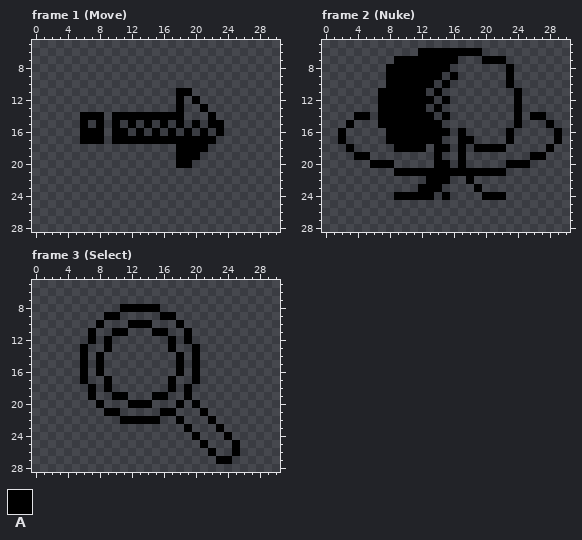
Edited in one commit: pixel-art file (assets/images/ui/icons/icons.aseprite). Above is the file before it was changed.
32x32 pixels, 3 frames. Shown: frame 1 (Move): x 0..30, y 5..28; frame 2 (Nuke): x 0..30, y 5..28; frame 3 (Select): x 0..30, y 5..28.
Palette (. is transparent): A #000000
Pixels before, frame 1 (Move), first column x 6:
11 ............AA....
12 ............A.A...
13 ............A..A..
14 AAA.AAAAAAAAA...A.
15 A.A.A.A.A.A.A.A.AA
16 AAA.AA.A.A.A.A.A.A
17 AAA.AAAAAAAAAAAAA.
18 ............AAAA..
19 ............AAA...
20 ............AA....
Pixels before, frame 2 (Nuke), first column x 2:
 6 ..........AAAAAAAA..........
 7 .......AAAAAAAA...AAA.......
 8 ......AAAAAAAA.......A......
 9 ......AAAAAAA.A......A......
10 ......AAAAAA.A.......A......
11 .....AAAAAA.A.........A.....
12 .....AAAAAAA.A........A.....
13 .....AAAAAA.A.........A.....
14 ..AA.AAAAAAA.A........A.AA..
15 .A...AAAAAAAA.........A...A.
16 A.....AAAAAAAA.A.....A.....A
17 A.....AAAAAAA..AA....A.....A
18 .A.....AAAA.AA.A.AAAA.....A.
19 ..AA........A..A........AA..
20 ....AAA.....AA.A.....AAA....
21 .......AAAAAAAAAAAAAA.......
22 ...........AAA..A...........
23 ..........AAA....A..........
24 .......AAAAA.A....AAA.......
Pixels before, frame 3 (Select), first column x 6:
 8 .....AAAAA..........
 9 ...AA.....AA........
10 ..A...AAA...A.......
11 .A..AA...AA..A......
12 .A.A.......A.A......
13 A..A.......A..A.....
14 A.A.........A.A.....
15 A.A.........A.A.....
16 A.A.........A.A.....
17 A..A.......A..A.....
18 .A.A.......A.A......
19 .A..AA...AA..A......
20 ..A...AAA...A.A.....
21 ...AA.....AA...A....
22 .....AAAAA..A...A...
23 .............A...A..
24 ..............A...A.
25 ...............A...A
26 ................A..A
27 .................AA.
After the commit:
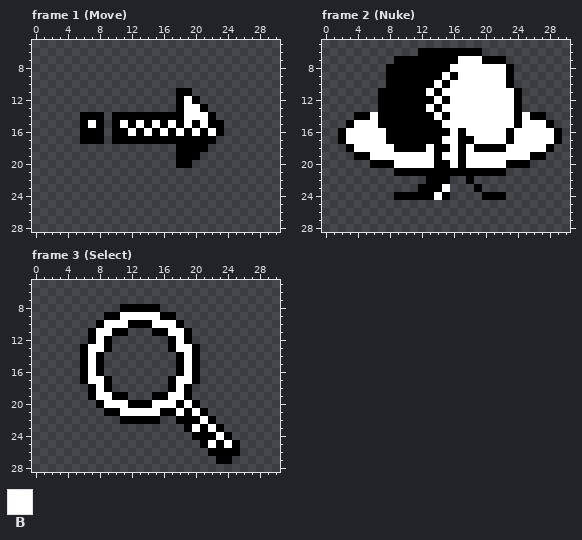
Colours new in this view: B #ffffff
What changed:
Frame 1 (Move):
y 12: x 19 . -> B
y 13: x 19..20 .. -> BB
y 14: x 19..21 ... -> BBB
y 15: x 7 . -> B; x 11 . -> B; x 13 . -> B; x 15 . -> B; x 17 . -> B; x 19 . -> B; x 21 . -> B
y 16: x 12 . -> B; x 14 . -> B; x 16 . -> B; x 18 . -> B; x 20 . -> B; x 22 . -> B
Frame 2 (Nuke):
y 7: x 17..19 ... -> BBB
y 8: x 16..22 ....... -> BBBBBBB
y 9: x 15 . -> B; x 17..22 ...... -> BBBBBB
y 10: x 14 . -> B; x 16..22 ....... -> BBBBBBB
y 11: x 13 . -> B; x 15..23 ......... -> BBBBBBBBB
y 12: x 14 . -> B; x 16..23 ........ -> BBBBBBBB
y 13: x 13 . -> B; x 15..23 ......... -> BBBBBBBBB
y 14: x 6 . -> B; x 14 . -> B; x 16..23 ........ -> BBBBBBBB; x 25 . -> B
y 15: x 4..6 ... -> BBB; x 15..23 ......... -> BBBBBBBBB; x 25..27 ... -> BBB
y 16: x 3..7 ..... -> BBBBB; x 16 . -> B; x 18..22 ..... -> BBBBB; x 24..28 ..... -> BBBBB
y 17: x 3..7 ..... -> BBBBB; x 15..16 .. -> BB; x 19..22 .... -> BBBB; x 24..28 ..... -> BBBBB
y 18: x 4..8 ..... -> BBBBB; x 13 . -> B; x 16 . -> B; x 18 . -> B; x 23..27 ..... -> BBBBB
y 19: x 6..13 ........ -> BBBBBBBB; x 15..16 .. -> BB; x 18..25 ........ -> BBBBBBBB
y 20: x 9..13 ..... -> BBBBB; x 16 . -> B; x 18..22 ..... -> BBBBB
y 23: x 15 . -> B
y 24: x 14 . -> B
Frame 3 (Select):
y 9: x 11..15 ..... -> BBBBB
y 10: x 9..11 ... -> BBB; x 15..17 ... -> BBB
y 11: x 8..9 .. -> BB; x 17..18 .. -> BB
y 12: x 8 . -> B; x 18 . -> B
y 13: x 7..8 .. -> BB; x 18..19 .. -> BB
y 14..16: x 7 . -> B; x 19 . -> B
y 17: x 7..8 .. -> BB; x 18..19 .. -> BB
y 18: x 8 . -> B; x 18 . -> B
y 19: x 8..9 .. -> BB; x 17..18 .. -> BB
y 20: x 9..11 ... -> BBB; x 15..17 ... -> BBB; x 19 . -> B
y 21: x 11..15 ..... -> BBBBB; x 18..20 ... -> BAB
y 22: x 19..21 ... -> AAB
y 23: x 20..22 ... -> BAB
y 24: x 21..23 ... -> AAB
y 25: x 22..24 ... -> BAB
y 26: x 23..24 .. -> AA
Boxes around the changes in both pictures, in picture pixels (x1, y1, x2, y2):
added: (88, 96, 216, 136)
added: (346, 56, 554, 200)
added: (88, 312, 232, 456)
